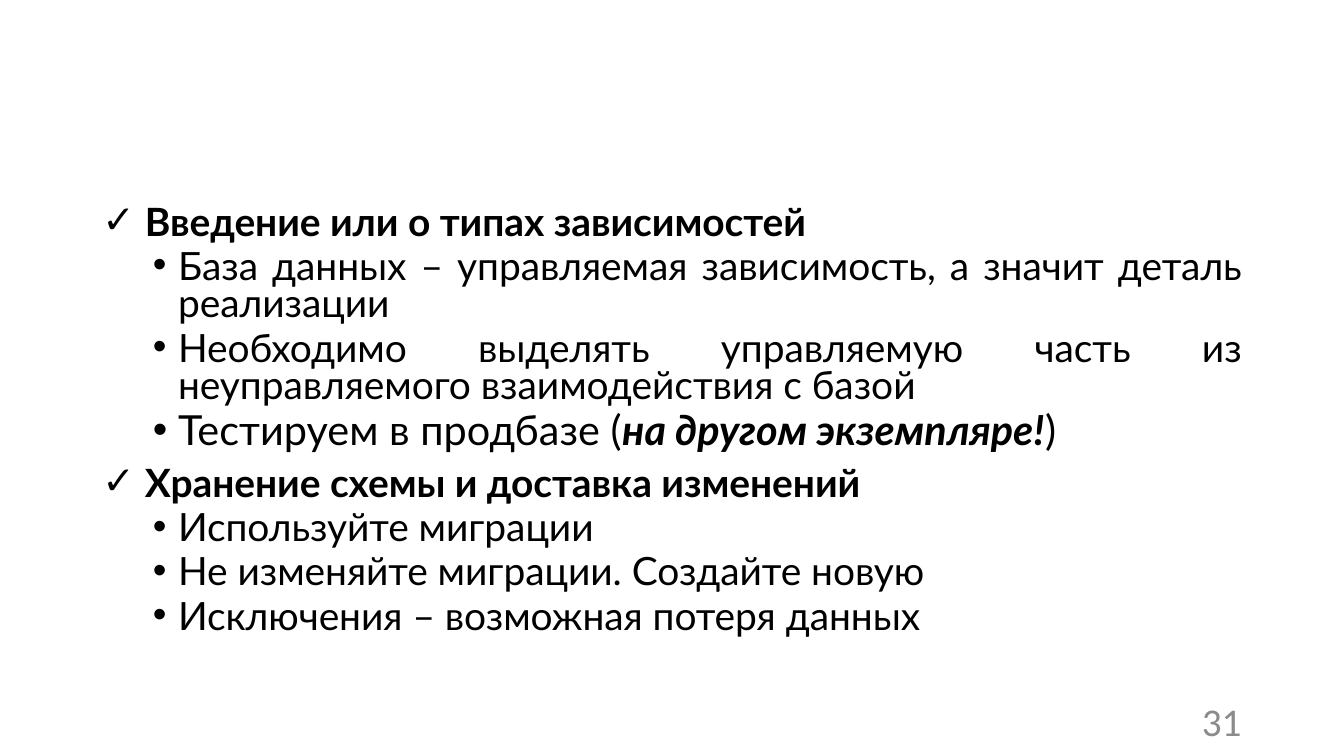
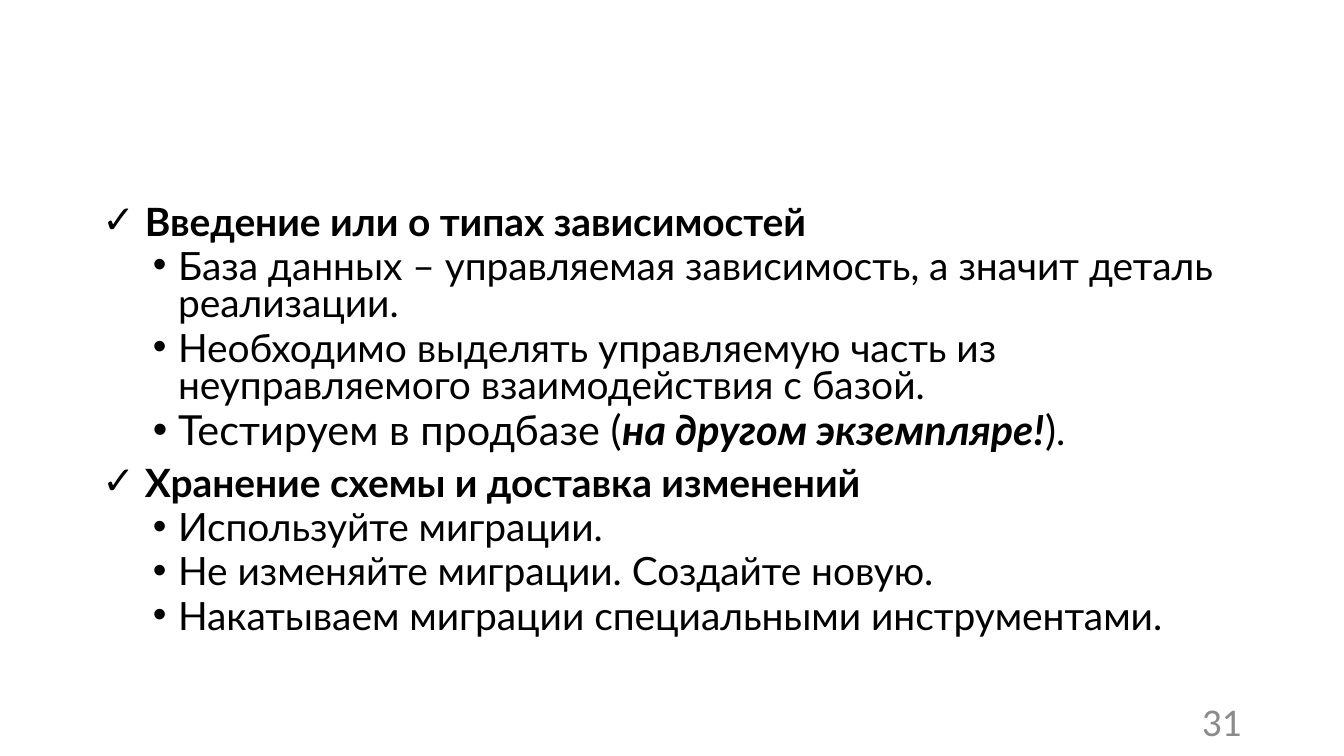
Before and after one commit to Sa1Gur/DbTest.Containers, a slide deck: slide 31 of DbaseTesting.pptx. Drawn at 1344x756 pixels with LibreOffice and Linux fonts; fonts in the diff are those of the drawing; background and template pictures are left out. Boxes give left, top, right and bottom in pixels: in the first picture for what was removed or moved away, otherwise in the second. Text is boxed around its words. In the diff, an @@ line names an element or a change of style, - is before the commit and + after.

```diff
--- a/DbaseTesting.pptx
+++ b/DbaseTesting.pptx
@@ text at [145, 208, 860, 504]: alignment justified to left @@
@@ text at [178, 252, 1213, 453]: text changed @@
-  • База данных – управляемая зависимость, а значит деталь реализации
-  • Необходимо выделять управляемую часть из неуправляемого взаимодействия с базой
-  • Тестируем в продбазе (на другом экземпляре!)
+  • База данных – управляемая зависимость, а значит деталь реализации.
+  • Необходимо выделять управляемую часть из неуправляемого взаимодействия с базой.
+  • Тестируем в продбазе (на другом экземпляре!).
@@ text at [178, 513, 1162, 637]: text changed @@
-  • Используйте миграции
-  • Не изменяйте миграции. Создайте новую
-  • Исключения – возможная потеря данных
+  • Используйте миграции.
+  • Не изменяйте миграции. Создайте новую.
+  • Накатываем миграции специальными инструментами.
```
Also in this commit, not shown: 15 other slides changed, 1 other file.
